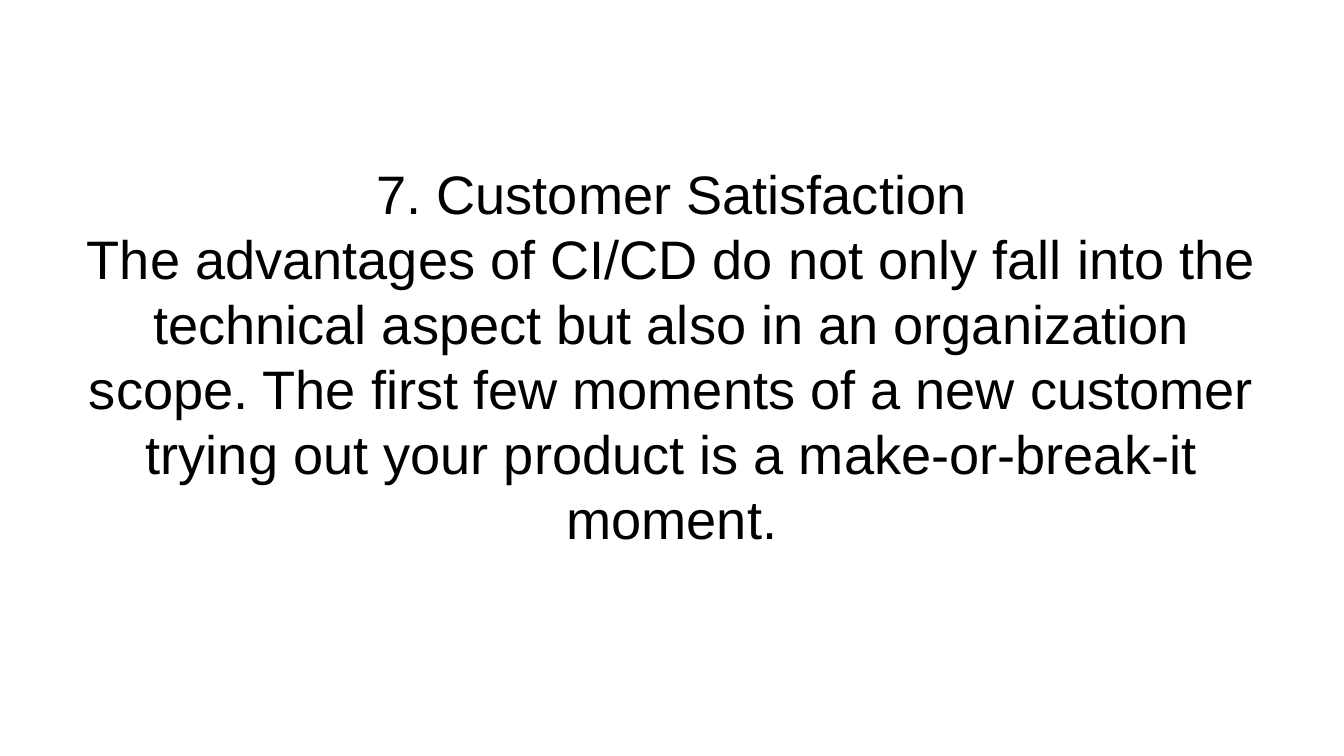
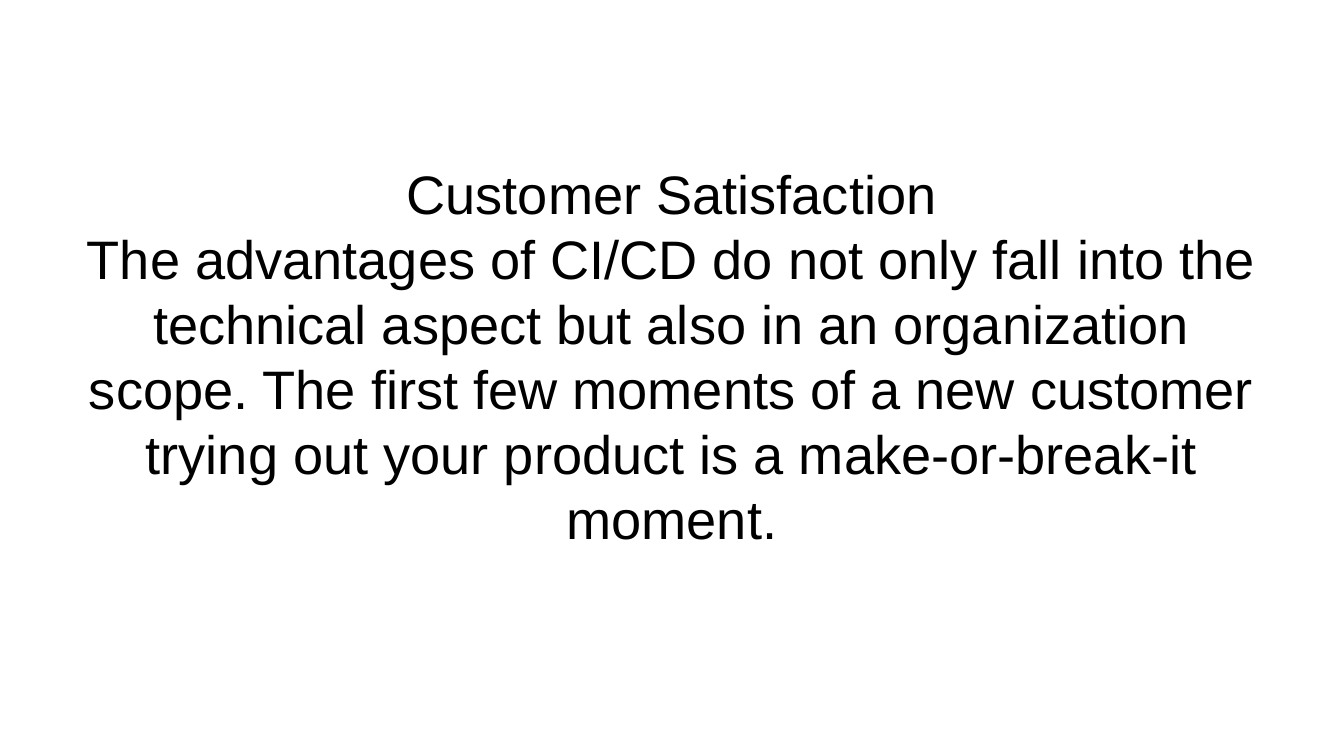
Before and after one commit to dr3mro/cdond-c3-projectstarter, a slide deck: slide 5 of presentation.odp (slide 13 before the commit). Drawn at 1344x756 pixels with LibreOffice and Linux fonts; fonts in the diff are those of the drawing. Boxes give left, top, right and bottom in pixels: in the first picture for what was removed or moved away, otherwise in the second. Text is boxed around its words. In the diff, an @@ line names an element or a change of style, - is before the commit and + after.

```diff
--- a/presentation.odp
+++ b/presentation.odp
@@ subtitle at (407, 174, 936, 215): text changed @@
-7. Customer Satisfaction
+Customer Satisfaction
```
Also in this commit, not shown: 3 other slides changed, 17 slides removed, 1 other file.
